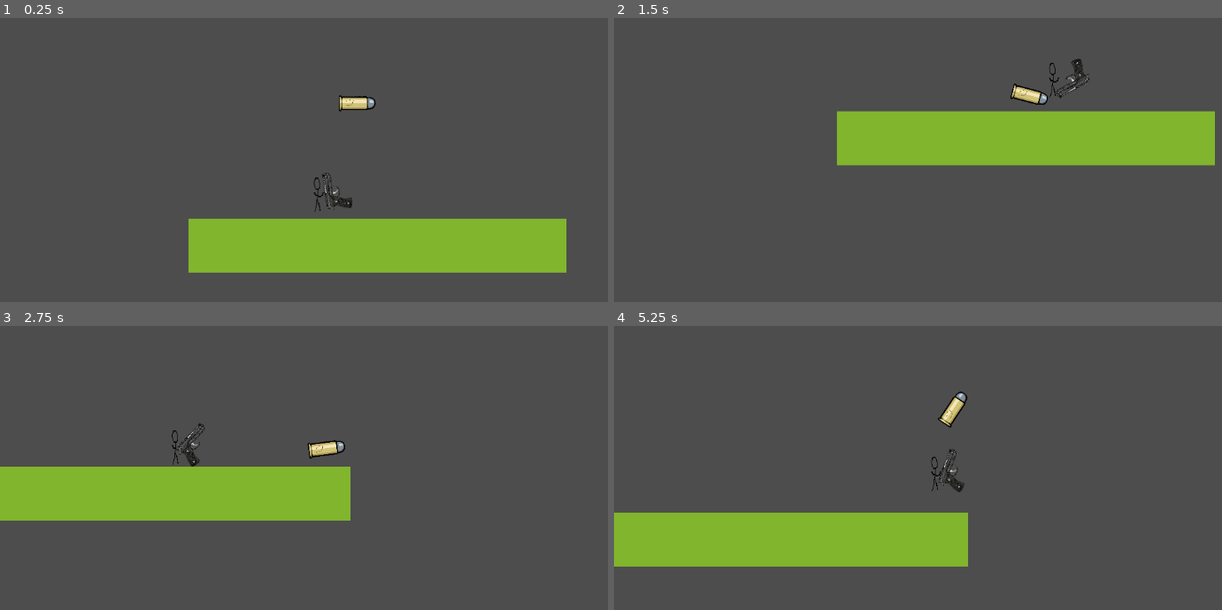
Above: before the commit, frames 1-4 (two rows, left to right).
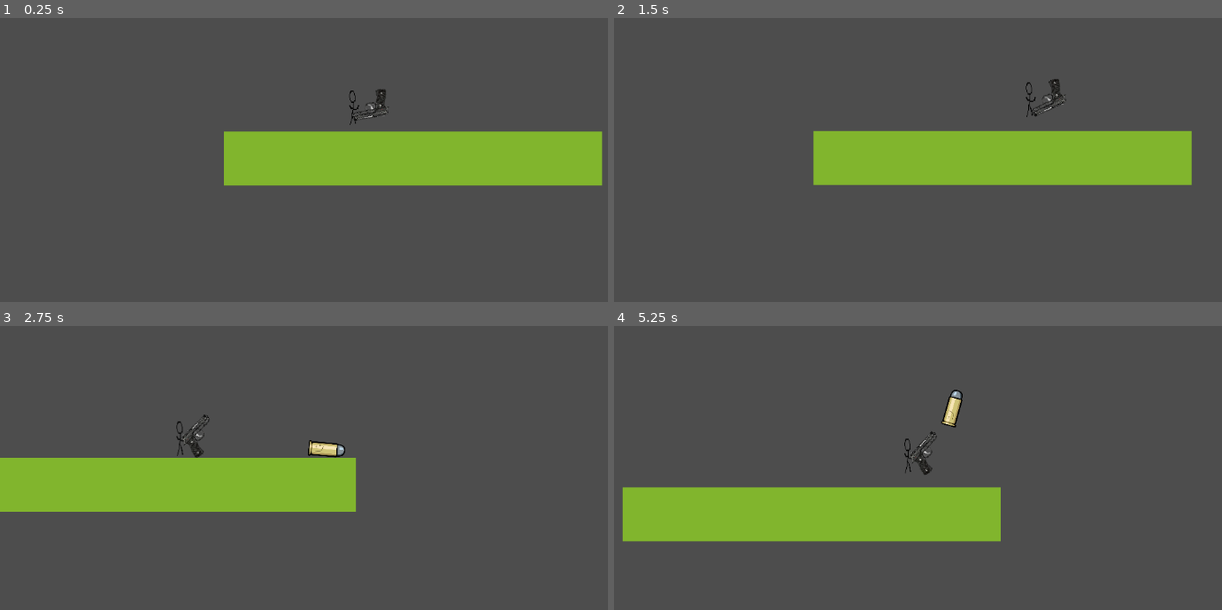
Above: after the commit, the same moments.

Repository: Panda248/Emu-War
Game: Godot game, scene res://scenes/World.tscn
The game is run twice, just before and just after one commit, with the same random seed, the same clock (stepped at 60 frames per second) and the same inputs.
Inputs (mouse positions are in pixels of both pictures, inside the frame that each line leads up to):
- Up to frame 1 (0.25 s): no input
- Up to frame 2 (1.5 s): move the mouse to (1124, 83) at 0.52 s; hold D (move_right) from 0.53 s (still down); click (1124, 83) at 0.6 s; tap W (jump) at 0.77 s; move the mouse to (826, 123) at 1.27 s; click (826, 123) at 1.35 s
- Up to frame 3 (2.75 s): tap W (jump) at 1.52 s; move the mouse to (outside the picture) at 2.02 s; release D (move_right) at 2.03 s; hold A (move_left) from 2.03 s (still down); click (outside the picture) at 2.1 s
- Up to frame 4 (5.25 s): move the mouse to (930, 490) at 2.77 s; release A (move_left) at 2.78 s; hold D (move_right) 2.78-4.28 s; click (930, 490) at 2.85 s; tap W (jump) at 3.02, 3.77, 4.52 s; move the mouse to (1179, 470) at 3.52 s; click (1179, 470) at 3.6 s; move the mouse to (753, 351) at 4.27 s; hold A (move_left) 4.28-5.03 s; click (753, 351) at 4.35 s; move the mouse to (1003, 411) at 5.02 s; hold D (move_right) from 5.03 s (still down); click (1003, 411) at 5.1 s

The runs differ from the first frame. In frame 1, 24% of the frame differs, in the area x 31-100%, y 24-90%; in frame 2, 10%; in frame 3, 4.3%; in frame 4, 12%.

Commit message:
betterswapping

Diff:
--- a/scenes/World.tscn
+++ b/scenes/World.tscn
@@ -196,6 +196,7 @@
 layer_0/tile_data = PackedInt32Array(1703911, 0, 0, 1769447, 0, 0, 1834983, 0, 0, 1900519, 0, 0, 1966055, 0, 0, 2031591 …(8797 unchanged characters)…
 
 [node name="Bullet" parent="." instance=ExtResource("1_d5ma5")]
+visible = false
 
 [node name="Player" parent="." instance=ExtResource("5_yeevo")]
 position = Vector2(-2, 257)
--- a/scripts/World.gd
+++ b/scripts/World.gd
@@ -1,13 +1,22 @@
 extends Node2D
+
+var currentForm
+# 0 = Player, 1 = Bullet
 
 var player
 
 func _ready():
-	player = $Bullet
+	player = $Player
+	currentForm = 0
 
 func _process(delta):
 	if Input.is_action_just_pressed("shoot"):
-		$Bullet.position.x = $Player/Gun/Point.global_position.x
-		$Bullet.position.y = $Player/Gun/Point.global_position.y
-		player = $Bullet
-		player.visible = true
+		if currentForm == 0:
+			currentForm = 1
+			$Bullet.position = $Player/Gun/Point.global_position
+			player = $Bullet
+			$Bullet.visible = true
+		else:
+			currentForm = 0
+			player = $Player
+			$Bullet.visible = false
